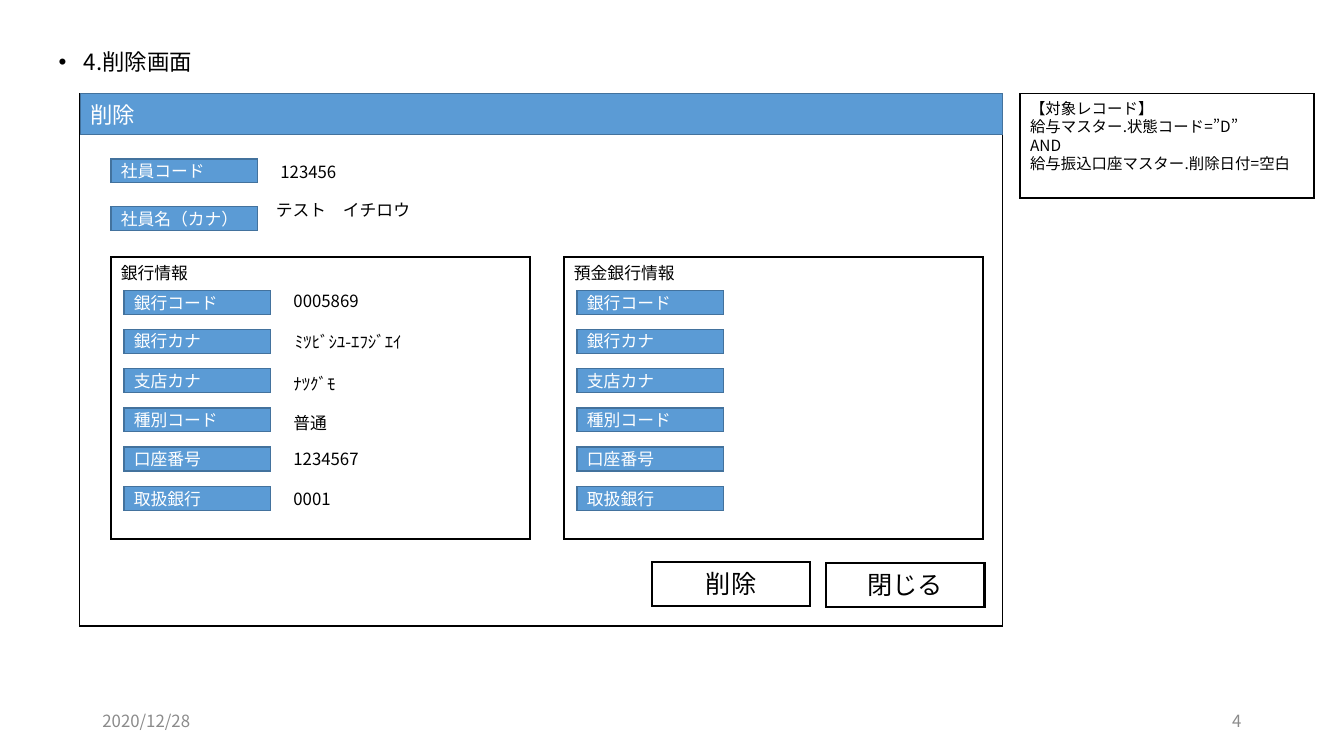
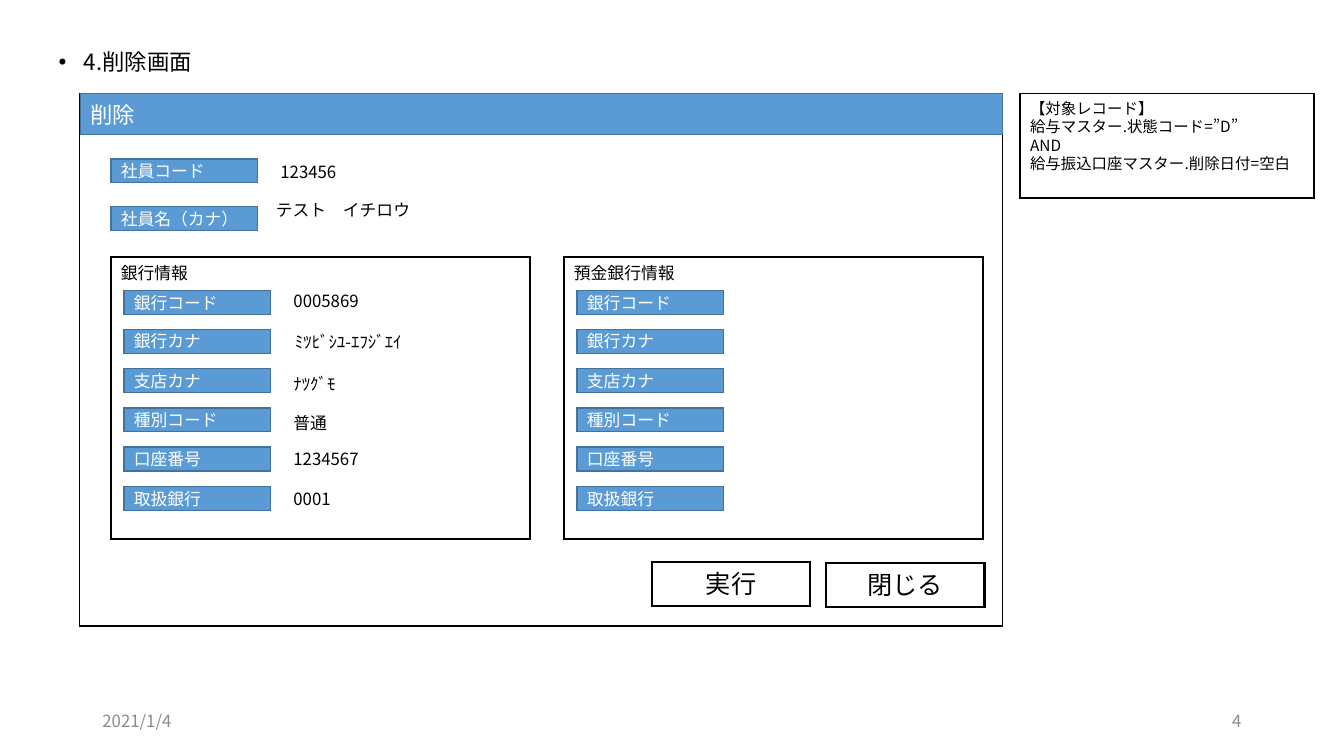
Before and after one commit to zaimuVB/zaimu, a slide deck: slide 4 of Doc/2.UI/経理DB/画面イメージ（経理DB）.pptx. Drawn at 1344x756 pixels with LibreOffice and Linux fonts; fonts in the diff are those of the drawing. Boxes give left, top, right and bottom in pixels: in the first picture for what was removed or moved away, otherwise in the second. Text is boxed around its words. In the diff, an @@ line names an element or a change of style, - is before the commit and + after.

```diff
--- a/Doc/2.UI/経理DB/画面イメージ（経理DB）.pptx
+++ b/Doc/2.UI/経理DB/画面イメージ（経理DB）.pptx
@@ text in rectangle at (706,571,756,595): text changed @@
-削除
+実行
@@ text at (102,714,171,730): text changed @@
-2020/12/28
+2021/1/4
```
Also in this commit, not shown: 6 other slides changed, 2 other files.
